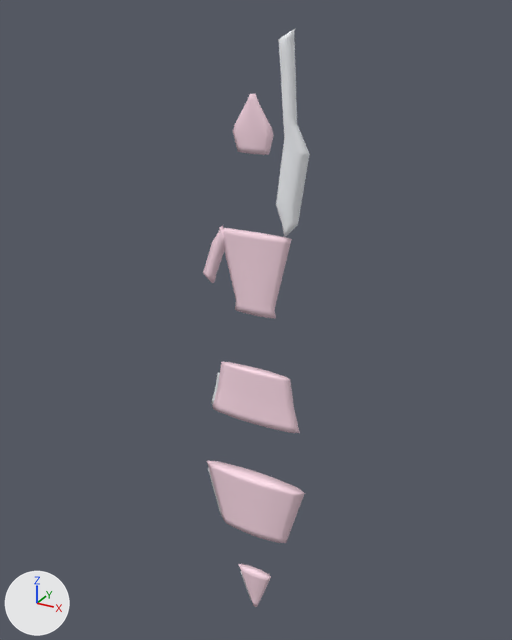
Two versions of the glTF model public/models/humans/dancer-high.glb, one commit apart.
The view is the same before and after, from a 50 mm lens placed at (30.8, -55.6, 65.9), pointed at (-0.8, 2.0, 37.1). Lighting does not change. The marker at lower left points along +X, +Y and +Z. The older version comes first. Vertices at exactly the same position are counted once.
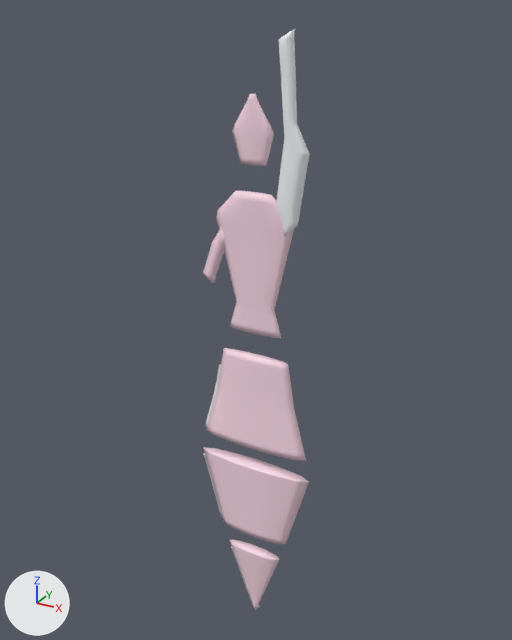
Commit message: Close the dancer's skirt slots so the figure reads as one person.

Changed parts and their boxes (x1, y1, x2, y2) in the pictures (512 x 640 px; the box of a moved part takes in the faces that stretch with it):
'Mesh_0', reshaped
    before: (203, 29, 310, 607)
    after: (203, 29, 310, 610)
part 1 of me_mesh_0, rebuilt (7% wider, 61% taller)
    before: (219, 227, 292, 318)
    after: (216, 191, 294, 338)
part 2 of me_mesh_0, rebuilt (8% wider, 18% taller)
    before: (207, 461, 305, 543)
    after: (203, 447, 309, 544)
part 3 of me_mesh_0, rebuilt (13% wider, 58% taller)
    before: (212, 362, 300, 433)
    after: (206, 348, 306, 461)
part 4 of me_mesh_0, rebuilt (52% wider, 61% taller)
    before: (239, 564, 271, 607)
    after: (230, 540, 279, 610)
part 5 of me_mesh_0, moved or reshaped
    before: (208, 372, 252, 601)
    after: (203, 364, 260, 608)
part 6 of me_mesh_0, moved or reshaped
    before: (236, 145, 271, 155)
    after: (236, 144, 271, 166)

The change in detail:
me_mesh_0 is used by ob_mesh_0; location (0.0, 0.0, 0.0).
me_mesh_0 had 1024 vertices, 2008 faces and spanned x -6.1..6.1, y -0.9..0.8, z 0.8..64.4.
me_mesh_0 now has 1396 vertices, 2752 faces and spans x -6.6..6.5, y -0.9..0.9, z 0.2..64.4.
me_mesh_0 part 1: the loose piece of 158 vertices spanning x -3.9..3.9, y -0.2..0.6, z 38.6..46.8 is rebuilt with 254 vertices and now spans x -4.1..4.1, y -0.4..0.7, z 36.6..50.6.
me_mesh_0 part 2: the loose piece of 146 vertices spanning x -6.1..6.1, y -0.9..0.8, z 12.2..19.6 is rebuilt with 182 vertices and now spans x -6.5..6.5, y -0.9..0.9, z 12.0..21.2.
me_mesh_0 part 3: the loose piece of 122 vertices spanning x -5.2..5.2, y -0.6..0.8, z 26.6..32.4 is rebuilt with 194 vertices and now spans x -6.0..6.0, y -0.8..0.9, z 23.6..34.0.
me_mesh_0 part 4: the loose piece of 110 vertices spanning x -2.2..2.2, y -0.3..0.5, z 0.8..6.4 is rebuilt with 182 vertices and now spans x -3.3..3.3, y -0.6..0.6, z 0.2..9.6.
me_mesh_0 part 5: 106 vertices removed from x -6.1..0.3, y 0.0..0.6, z 1.1..30.9; 186 vertices added at x -6.6..0.5, y 0.0..0.6, z 0.5..31.9.
me_mesh_0 part 6: 64 vertices moved from x -2.0..2.0, y -0.6..0.3, z 54.8..58.7 to x -2.1..2.1, y -0.6..0.3, z 54.9..58.8; 9 vertices removed from x -1.6..1.6, y -0.5..0.3, z 54.2; 25 vertices added at x -1.6..1.6, y -0.5..0.3, z 53.2..54.3.
